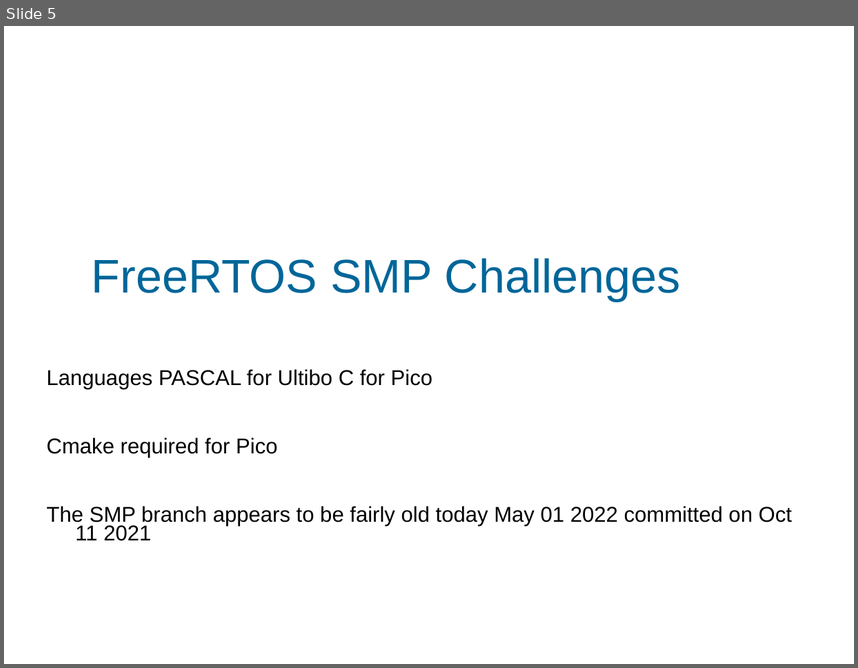
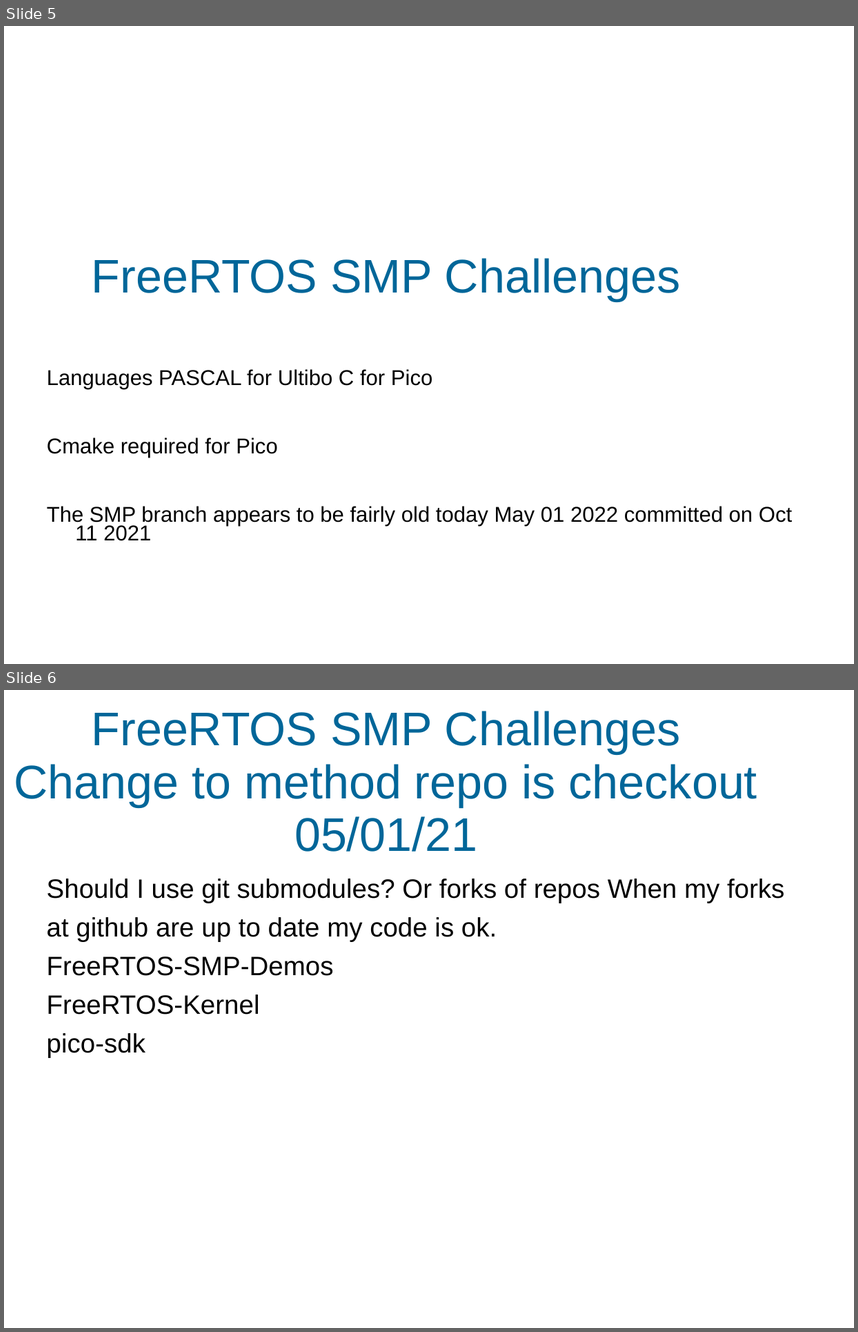
Before and after one commit to develone/rp2040-freertos-project, a slide deck: doc/freeRTOS-SMP.ppt. Shown one above the other, each under a label of ours: slide 5 before the commit, slides 5 and 6 after it. The pictures are 858x668 and 858x1332 pixels, drawn with LibreOffice and Linux fonts; fonts in the diff are those of the drawing; background and template pictures are left out. Boxes give left, top, right and bottom in pixels: in the first picture for what was removed or moved away, otherwise in the second. Text is boxed around its words. In the diff, an @@ line names an element or a change of style, - is before the commit and + after.

```diff
--- a/doc/freeRTOS-SMP.ppt
+++ b/doc/freeRTOS-SMP.ppt
@@ slide 6 added at (x1=4, y1=690, x2=854, y2=1328), background #FFFFFF @@
@@ title added at (x1=14, y1=711, x2=757, y2=851), 44 pt, text #006699 @@
+FreeRTOS SMP Challenges Change to method repo is checkout
+05/01/21
@@ text added at (x1=47, y1=878, x2=784, y2=1058), 24.8 pt, text #000000 @@
+Should I use git submodules? Or forks of repos When my forks
+at github are up to date my code is ok.
+FreeRTOS-SMP-Demos
+FreeRTOS-Kernel
+pico-sdk
```
Also in this commit, not shown: 1 slide changed, 2 other slides added.
